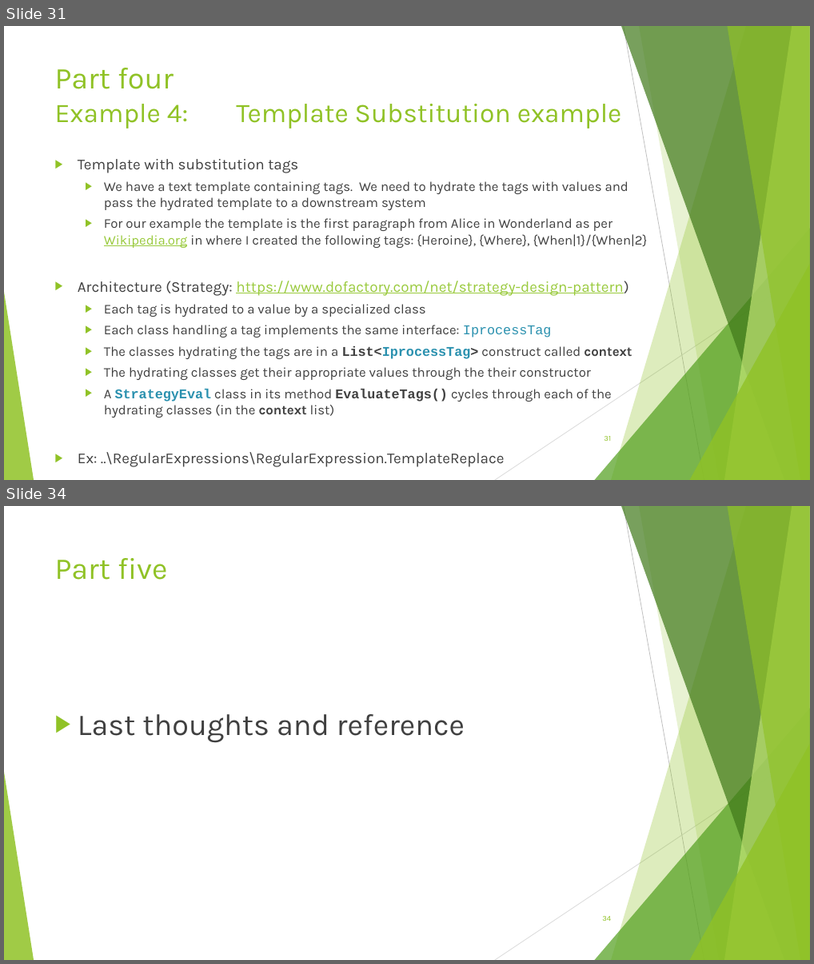
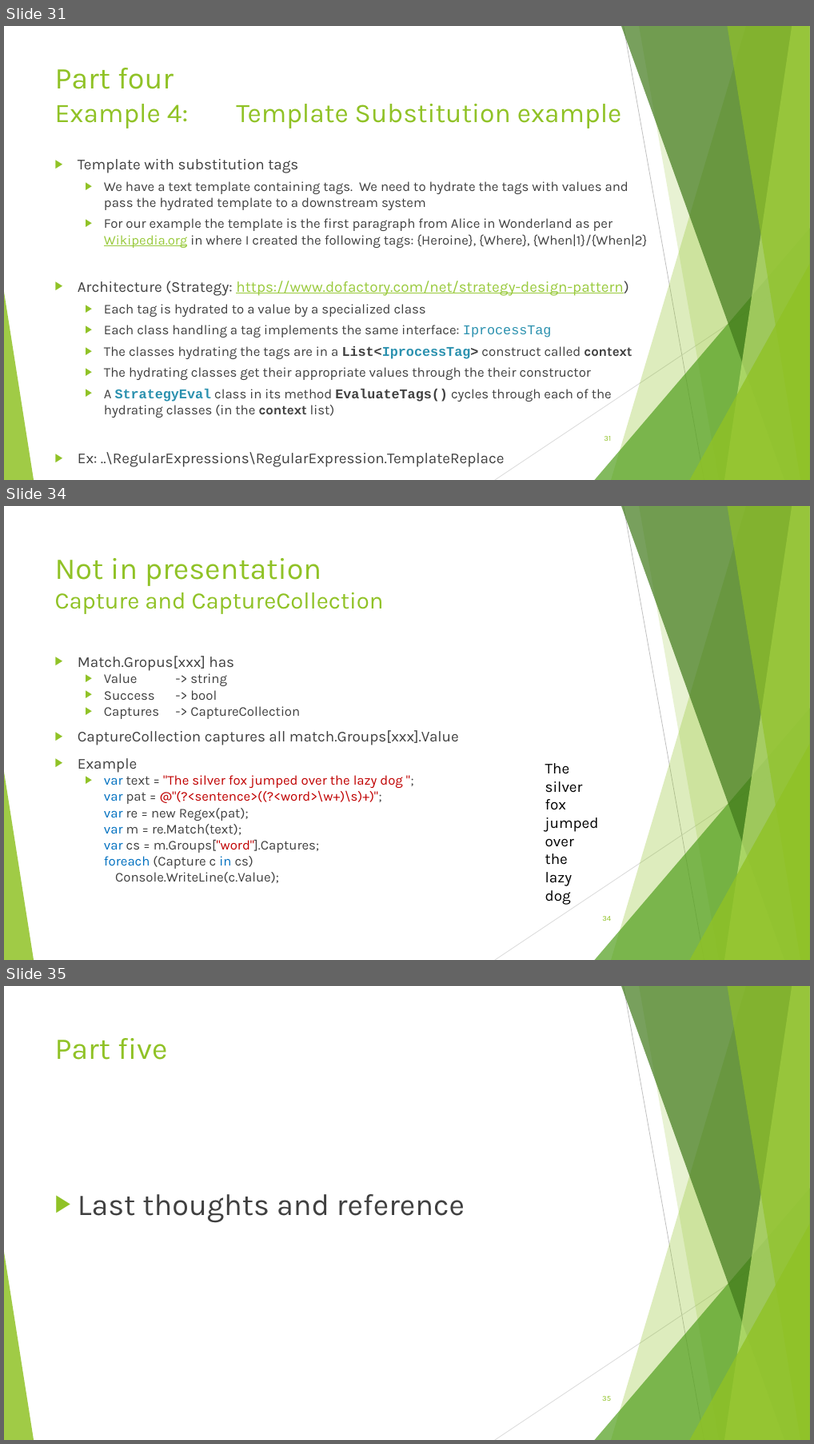
Before and after one commit to avifarah/RegularExpressionsTalk, a slide deck: Regular expression.pptx. Shown one above the other, each under a label of ours: slides 31 and 34 before the commit, slides 31, 34 and 35 after it; the slides between them are not shown. The pictures are 814x964 and 814x1444 pixels, drawn with LibreOffice and Linux fonts; fonts in the diff are those of the drawing. Boxes give left, top, right and bottom in pixels: in the first picture for what was removed or moved away, otherwise in the second. Text is boxed around its words. In the diff, an @@ line names an element or a change of style, - is before the commit and + after.

Commit message:
Add CaptureCollection

```diff
--- a/Regular expression.pptx
+++ b/Regular expression.pptx
@@ slide 34 added at bbox=[4, 506, 810, 960], background #FFFFFF; not listed: 10 template elements that a slide beside it also shows @@
@@ title added at bbox=[55, 558, 384, 614], 28 pt, text #90C226 @@
+Not in presentation
+Capture and CaptureCollection
@@ text added at bbox=[78, 656, 459, 883], 16 pt, text #404040 @@
+▶ Match.Gropus[xxx] has
+  ▶ Value -> string
+  ▶ Success -> bool
+  ▶ Captures -> CaptureCollection
+▶ CaptureCollection captures all match.Groups[xxx].Value
+▶ Example
+  ▶ var text = "The silver fox jumped over the lazy dog ";
+    var pat = @"(?<sentence>((?<word>\w+)\s)+)";
+    var re = new Regex(pat);
+    var m = re.Match(text);
+    var cs = m.Groups["word"].Captures;
+    foreach (Capture c in cs)
+    Console.WriteLine(c.Value);
@@ text added at bbox=[546, 763, 599, 904], 18 pt, text #000000 @@
+The
+silver
+fox
+jumped
+over
+the
+lazy
+dog
@@ page number added at bbox=[602, 916, 611, 920], 9 pt, text #90C226 @@
+34
@@ what was slide 34 is now slide 35 @@
@@ page number at bbox=[602, 1396, 611, 1400]: text changed @@
-34
+35
```
Also in this commit, not shown: 1 slide changed, 1 other file.
